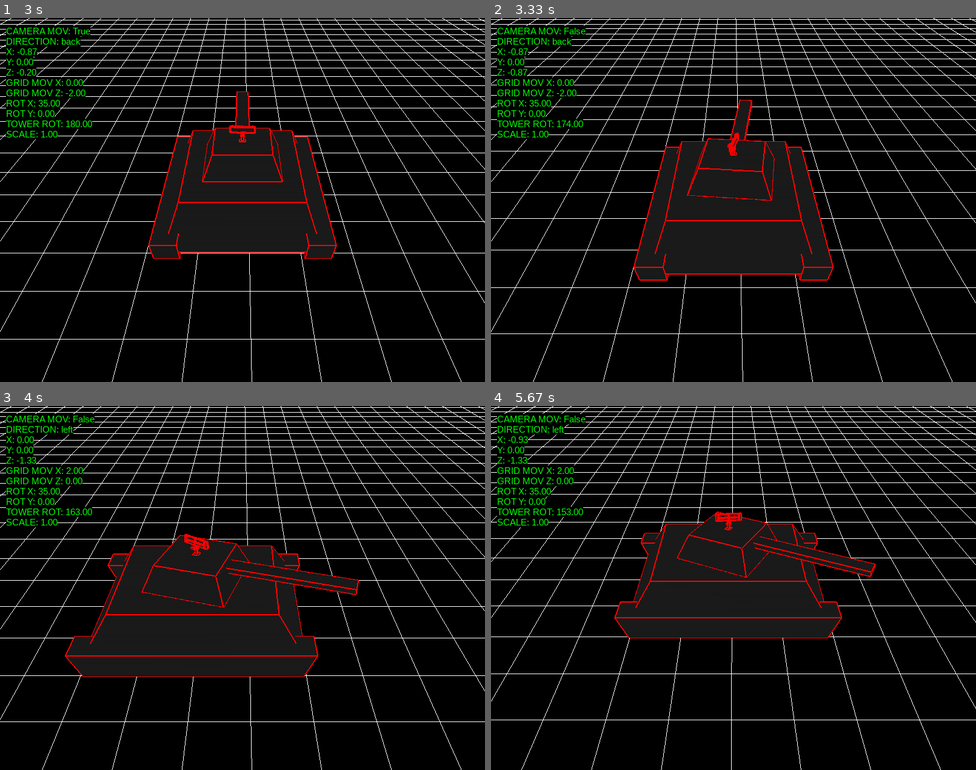
Above: before the commit, frames 1-4 (two rows, left to right).
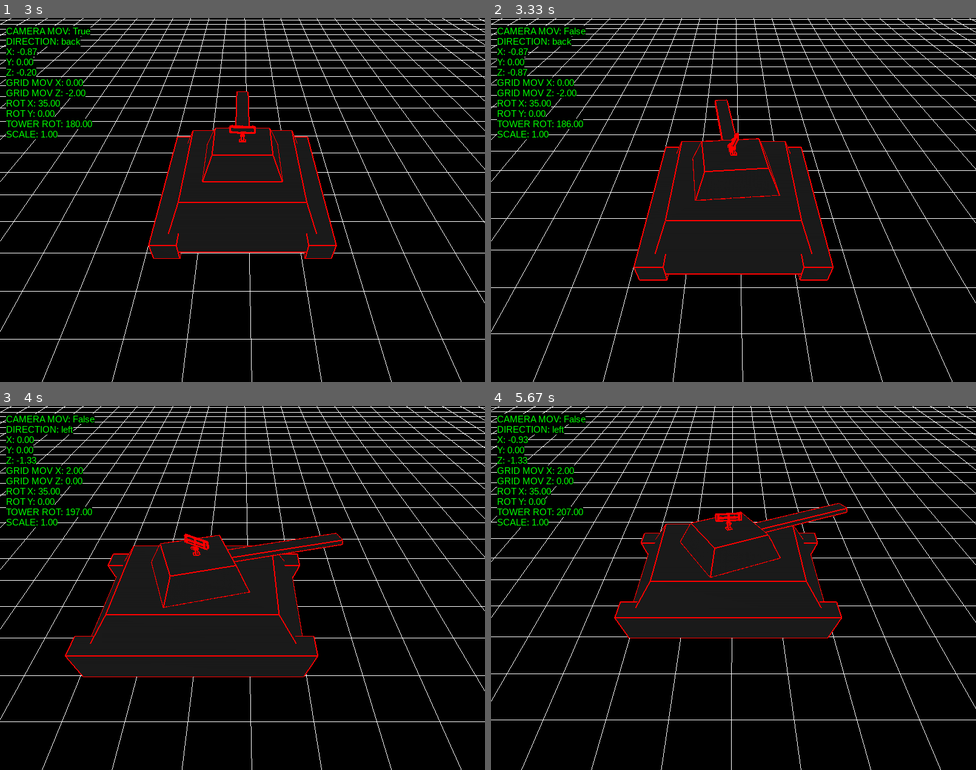
Above: after the commit, the same moments.

Repository: antonioam82/tank_controller
Game: pygame game, started from tank_demo_v.py
Same seed, same stepped clock (60 frames per second), same inputs: the game is played once before the commit and once after it.
Inputs:
- Up to frame 1 (3 s): tap S at 0.33, 1.65 s; hold Right 0.67-1.13 s; tap Y at 0.82, 1.98 s; tap B at 1.17 s; hold Left 1.5-1.8 s; hold Right 1.83-2.3 s; hold Left 2.33-2.87 s; tap V at 2.48 s; hold Down from 2.9 s (still down)
- Up to frame 2 (3.33 s): tap S at 3.05 s; release Down at 3.2 s; tap B at 3.23 s
- Up to frame 3 (4 s): hold Left 3.57-3.97 s; tap V at 3.72 s
- Up to frame 4 (5.67 s): hold Up 4-4.37 s; tap S at 4.15, 5.62 s; hold Right 4.4-5.03 s; tap Y at 4.55 s; hold Down 5.07-5.43 s; tap V at 5.22 s; hold Left from 5.47 s (still down)

Frame 1 is identical in both runs. In frame 2, 1.0% of the frame differs, in the area x 14-60%, y 22-51%; in frame 3, 1.7%, in the area x 14-74%, y 28-56%; in frame 4, 1.5%.

Commit message:
Se normalizo la posición del cañon, para obtener menor recorrido posible al restablecer su posición a la original

Diff:
--- a/tank_demo_v.py
+++ b/tank_demo_v.py
@@ -509,11 +509,12 @@
                 act_anim5 = False
 
         if act_anim7:
-            diff = dest_y_tower - y_tower
-            if abs(diff) > 0.1:
+            normalized = (y_tower + 180) % 360 - 180
+            diff = -normalized
+            if abs(diff) > 0.01:
                 y_tower += math.copysign(min(abs(diff), 60.0 * dt), diff)
             else:
-                y_tower = dest_y_tower
+                y_tower = 0.0
                 act_anim7 = False
 
         #----------------------------------------#
--- a/tank_demo_vb.py
+++ b/tank_demo_vb.py
@@ -539,7 +539,8 @@
 
         if act_anim7:
             normalized = (y_tower + 180) % 360 - 180
-            diff = -normalized  # destino siempre es 0.0
+            #print("NORMALIZED: ",normalized)
+            diff = -normalized
             if abs(diff) > 0.1:
                 y_tower += math.copysign(min(abs(diff), 60.0 * dt), diff)
             else:
